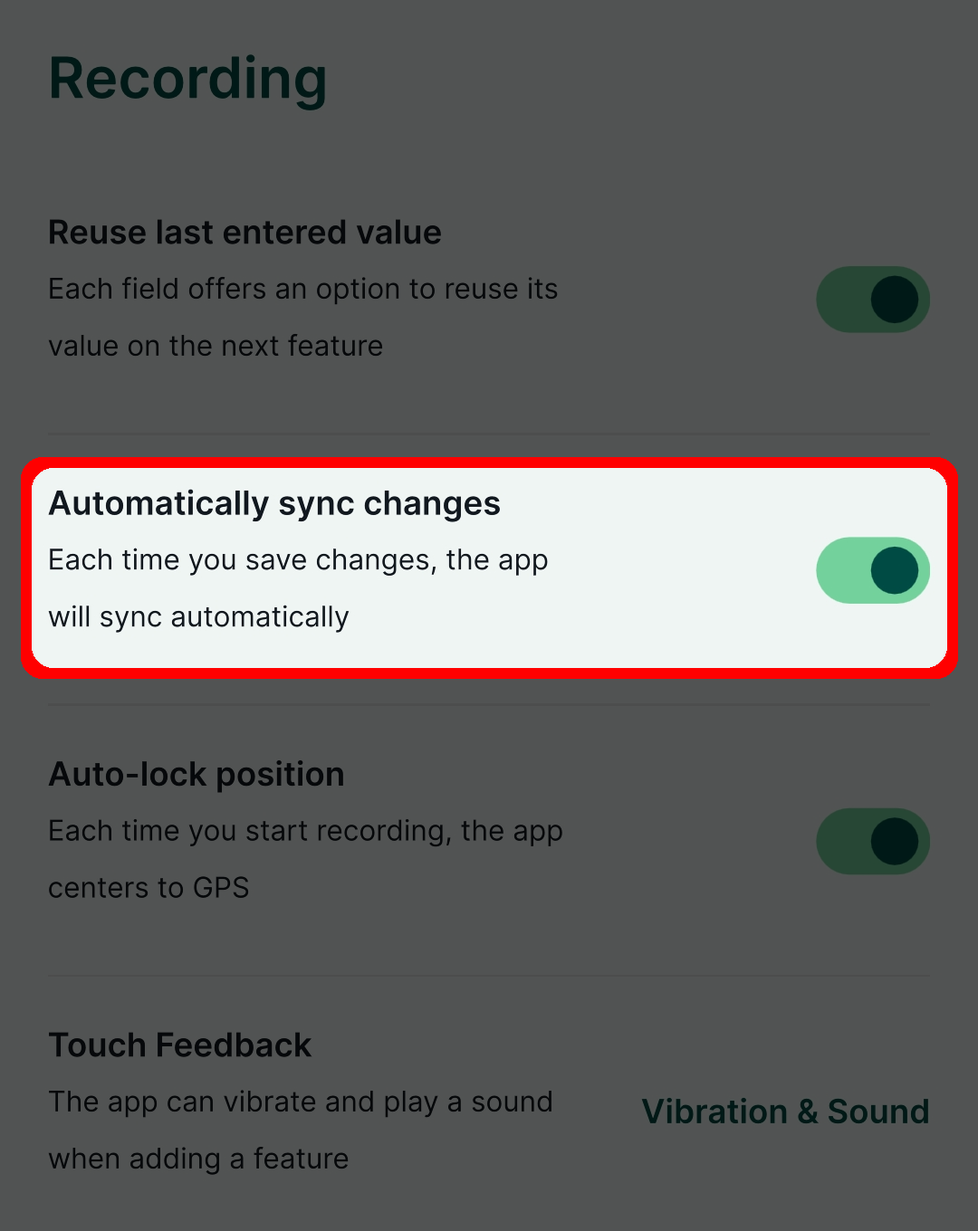
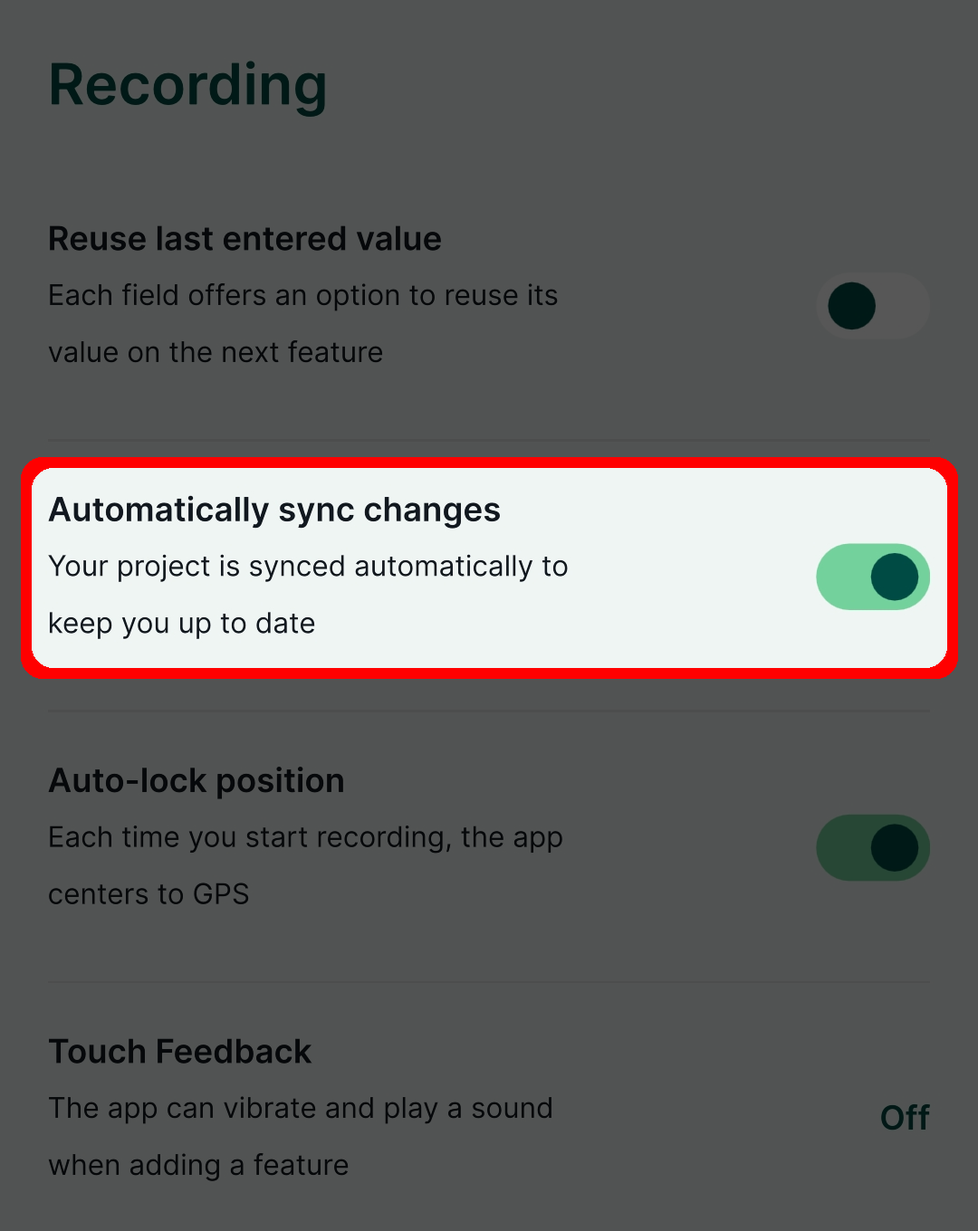
Two versions of the same layered image (978×1231). Layer-by-layer changes:
renamed "Screenshot_20250905_121537.jpg" to "Screenshot_20260118_093358.jpg copy", painted on it over [47, 53, 934, 1182]
